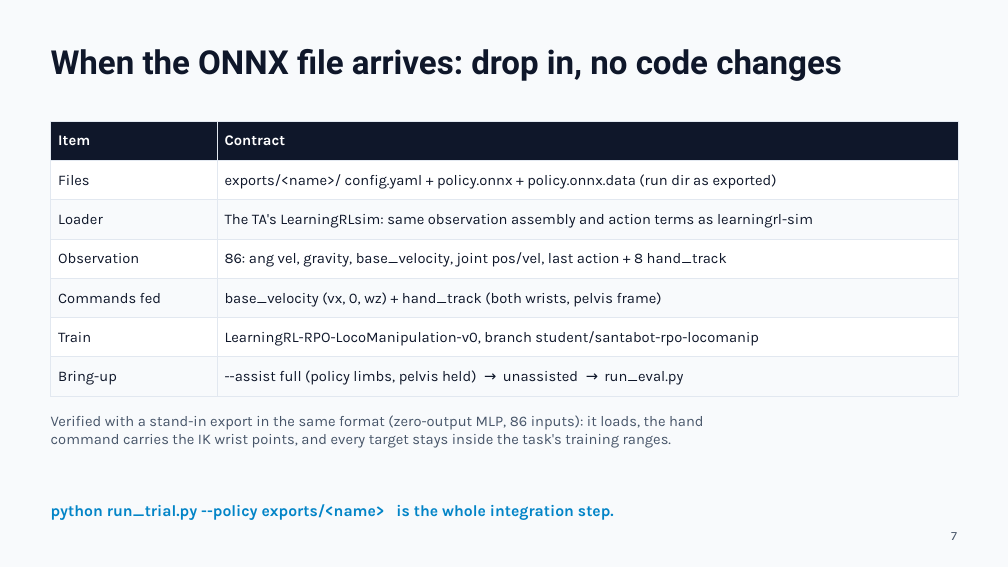
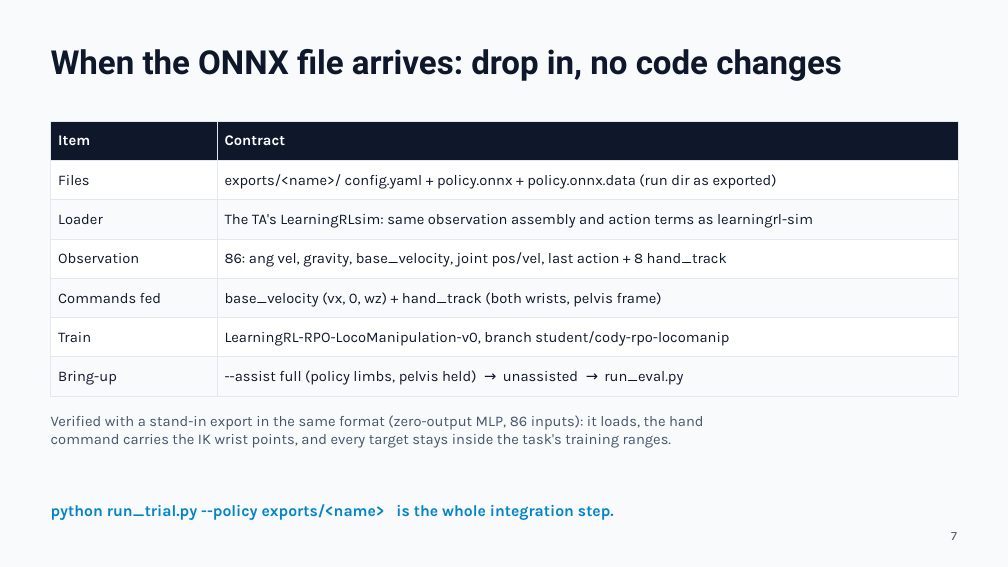
Before and after one commit to thebestjuan1738/SantaDisplayRoboto, a slide deck: slide 7 of slides/SantaBot_Stage2_Simulation_Review.pptx. Drawn at 1008x567 pixels with LibreOffice and Linux fonts; fonts in the diff are those of the drawing. Boxes give left, top, right and bottom in pixels: in the first picture for what was removed or moved away, otherwise in the second. Text is boxed around its words. In the diff, an @@ line names an element or a change of style, - is before the commit and + after.

```diff
--- a/slides/SantaBot_Stage2_Simulation_Review.pptx
+++ b/slides/SantaBot_Stage2_Simulation_Review.pptx
@@ table at (x1=51, y1=121, x2=958, y2=396) @@
-row 6, column 2: LearningRL-RPO-LocoManipulation-v0, branch student/santabot-rpo-locomanip
+row 6, column 2: LearningRL-RPO-LocoManipulation-v0, branch student/cody-rpo-locomanip
```
Also in this commit, not shown: 3 other files.
